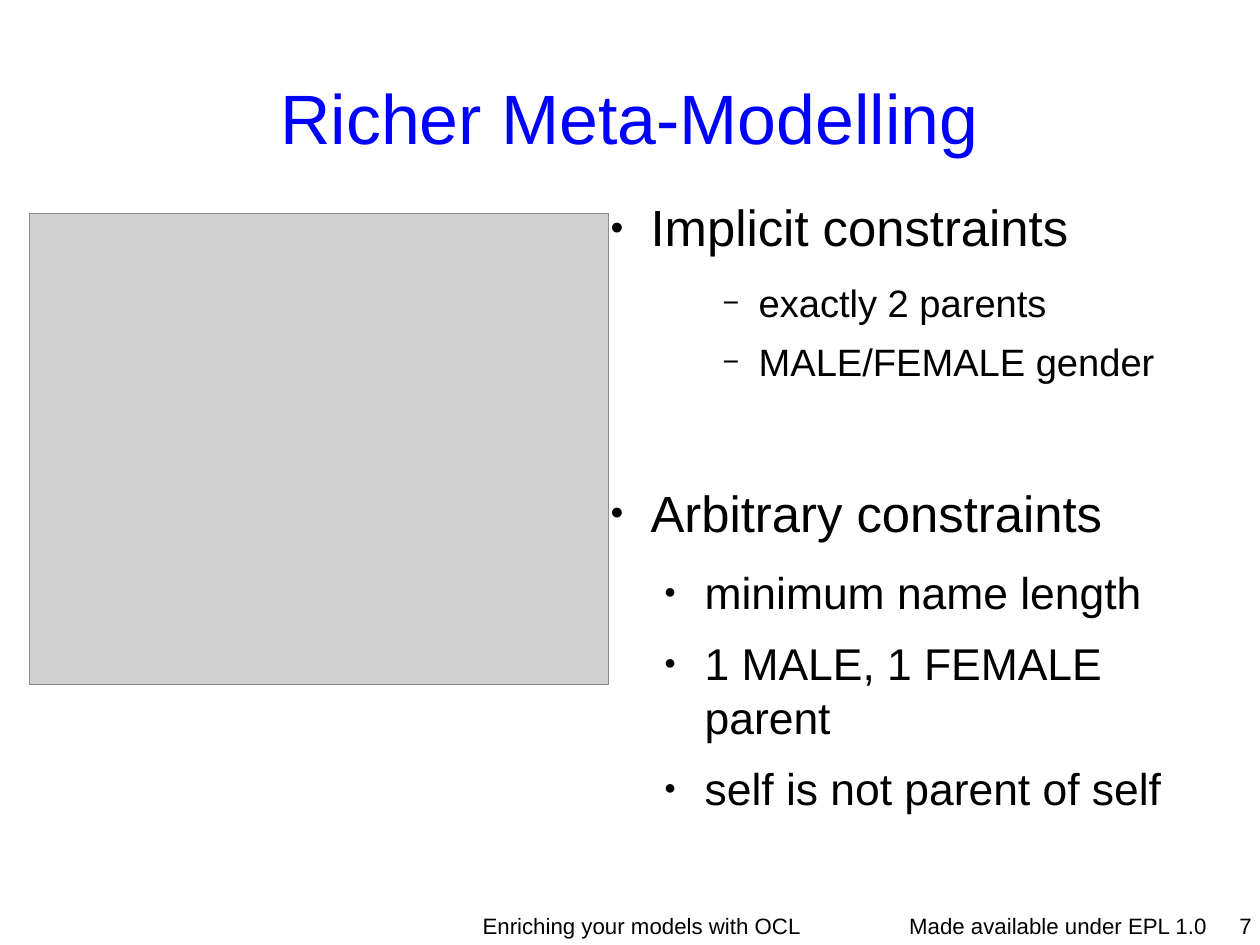
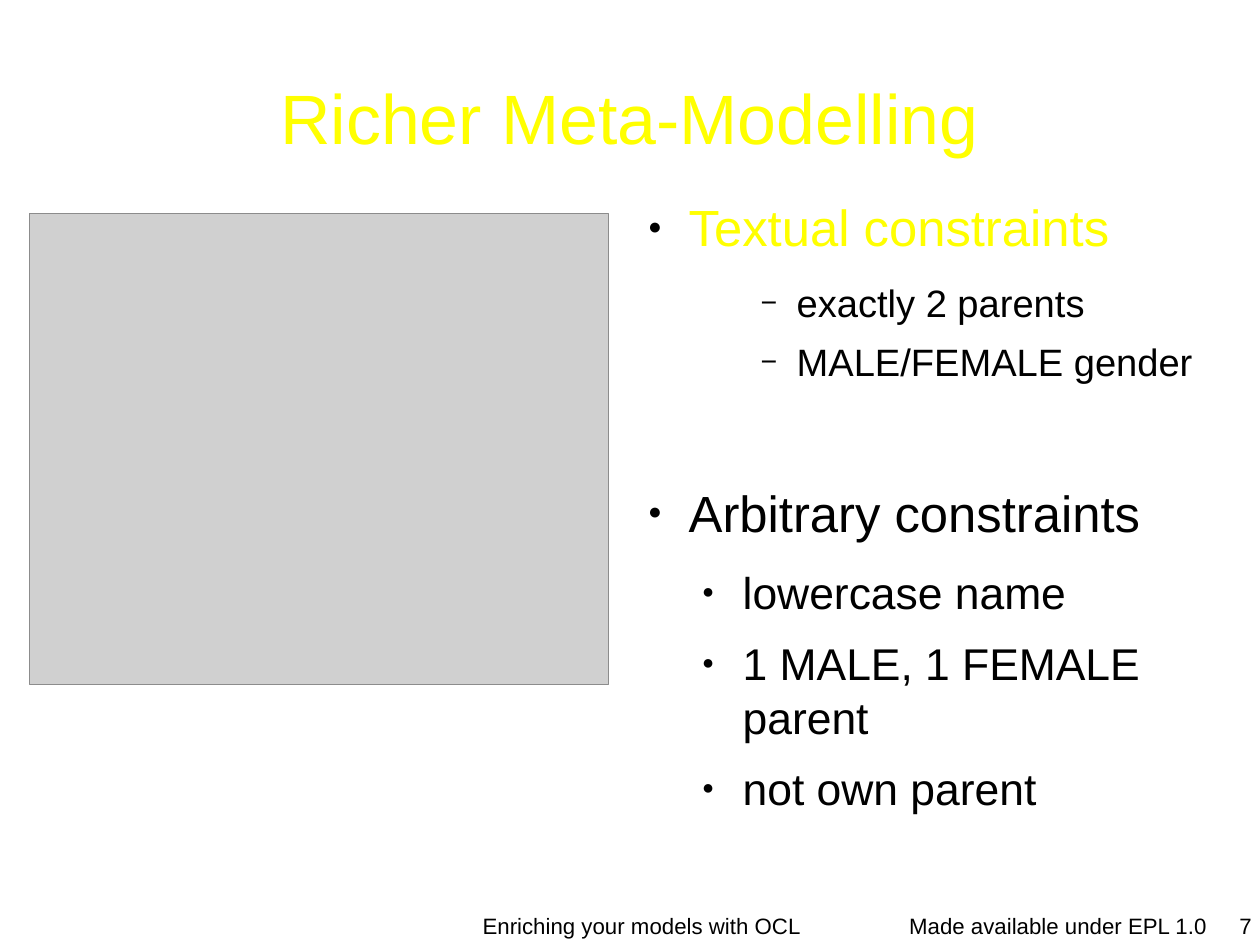
Before and after one commit to eclipse-ocl/ocl-website, a slide deck: slide 7 of ocl/docs/publications/ESE2010LongTalk/EnrichingWithOCL.odp. Drawn at 1260x945 pixels with LibreOffice and Linux fonts; fonts in the diff are those of the drawing; grey boxes stand for pictures; background and template pictures are left out. Boxes give left, top, right and bottom in pixels: in the first picture for what was removed or moved away, otherwise in the second. Text is boxed around its words. In the diff, an @@ line names an element or a change of style, - is before the commit and + after.

```diff
--- a/ocl/docs/publications/ESE2010LongTalk/EnrichingWithOCL.odp
+++ b/ocl/docs/publications/ESE2010LongTalk/EnrichingWithOCL.odp
@@ title "Richer Meta-Modelling" at (x1=280, y1=93, x2=978, y2=157): text colour #0000FF to #FFFF00 @@
@@ text "Textual constraints" moved from (x1=651, y1=209, x2=1161, y2=814) to (x1=689, y1=209, x2=1193, y2=814) @@
@@ text at (x1=689, y1=209, x2=1110, y2=247): text changed; text colour #000000 to #FFFF00 @@
-● Implicit constraints
+● Textual constraints
@@ text at (x1=743, y1=576, x2=1066, y2=610): text changed @@
-  ● minimum name length
+  ● lowercase name
@@ text at (x1=743, y1=776, x2=1036, y2=814): text changed @@
-  ● self is not parent of self
+  ● not own parent
```
Also in this commit, not shown: 20 other slides changed, 5 slides added.
